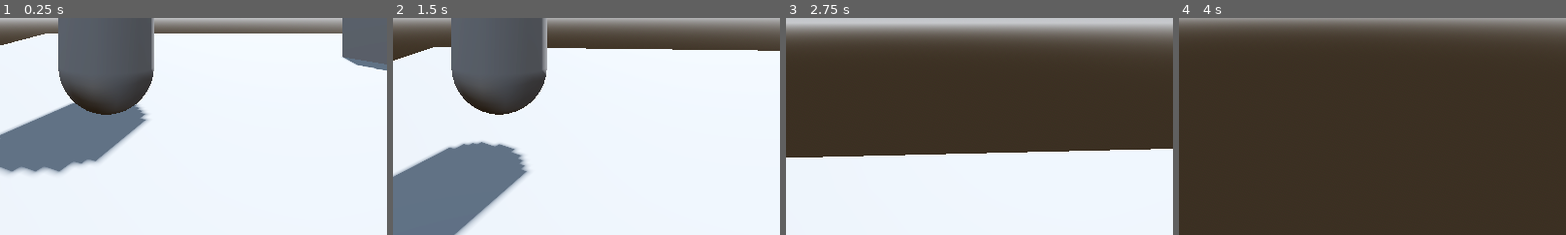
Above: before the commit, frames 1-4 (left to right).
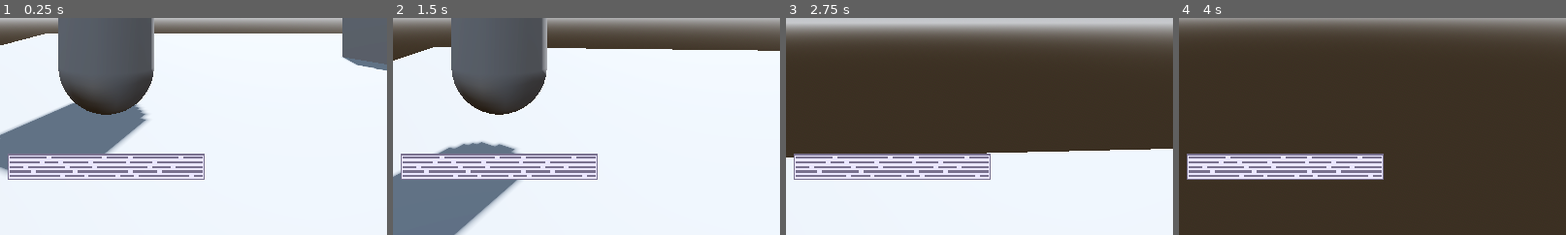
Above: after the commit, the same moments.

Repository: CrispyMD/Escape-The-Establishment
Game: Godot game, scene res://scenes/main_level.tscn
Same seed, same stepped clock (60 frames per second), same inputs: the game is played once before the commit and once after it.
Inputs (mouse positions are % of the whole screen's width and height, from its top left):
- Up to frame 1 (0.25 s): no input
- Up to frame 2 (1.5 s): tap Enter at 0.5 s; move the mouse to (55, 50) at 0.52 s; hold W (forward) from 0.53 s (still down); tap Q (ability) at 0.6 s; tap Space (jump) at 0.77 s; move the mouse to (45, 50) at 1.27 s; tap E (interact) at 1.35 s
- Up to frame 3 (2.75 s): keep holding W (forward); tap Space (jump) at 1.52 s; move the mouse to (52, 48) at 2.02 s; tap F (switch_pov) at 2.1 s
- Up to frame 4 (4 s): keep holding W (forward); move the mouse to (49, 52) at 2.77 s; tap Q (ability) at 2.85 s; tap Space (jump) at 3.02, 3.5, 3.77 s; move the mouse to (57, 51) at 3.52 s; tap E (interact) at 3.6 s
The pictures show only the part of the screen within x 36-86%, y 50-100%; the shares and areas given below are measured in that part.

The runs differ from the first frame. In frame 1, 3.2% of the frame differs, in the area x 2-53%, y 62-75%; in frame 2, 3.3%; in frame 3, 3.0%; in frame 4, 6.1%.

Commit message:
Update character.tscn

Diff:
--- a/Escape The Establishment/scenes/character.tscn
+++ b/Escape The Establishment/scenes/character.tscn
@@ -41,17 +41,9 @@
 
 [sub_resource type="StyleBoxFlat" id="StyleBoxFlat_n5xld"]
 bg_color = Color(0.0431373, 0, 0.129412, 0.509804)
-corner_radius_top_left = 12
-corner_radius_top_right = 12
-corner_radius_bottom_right = 12
-corner_radius_bottom_left = 12
 
 [sub_resource type="StyleBoxFlat" id="StyleBoxFlat_ims4y"]
 bg_color = Color(0.921569, 0.905882, 1, 1)
-corner_radius_top_left = 12
-corner_radius_top_right = 12
-corner_radius_bottom_right = 12
-corner_radius_bottom_left = 12
 
 [node name="Character" type="CharacterBody3D"]
 collision_layer = 3
@@ -183,16 +175,16 @@
 autowrap_mode = 1
 
 [node name="ProgressBar" type="Panel" parent="CharacterUI"]
-visible = false
 layout_mode = 1
 anchors_preset = -1
 anchor_left = 0.5
-anchor_top = 0.875
+anchor_top = 0.874
 anchor_right = 0.5
-anchor_bottom = 0.875
+anchor_bottom = 0.874
 offset_left = -147.0
-offset_top = -40.0
+offset_top = -39.352
 offset_right = 147.0
+offset_bottom = -0.35199
 grow_horizontal = 2
 grow_vertical = 0
 theme_override_styles/panel = SubResource("StyleBoxFlat_n5xld")
@@ -202,7 +194,235 @@
 anchors_preset = 15
 anchor_right = 1.0
 anchor_bottom = 1.0
-offset_right = -1.0
 grow_horizontal = 2
 grow_vertical = 2
 theme_override_styles/panel = SubResource("StyleBoxFlat_ims4y")
+
+[node name="Control" type="Control" parent="CharacterUI/ProgressBar"]
+layout_mode = 1
+anchors_preset = 15
+anchor_right = 1.0
+anchor_bottom = 1.0
+grow_horizontal = 2
+grow_vertical = 2
+
+[node name="ColorRect" type="ColorRect" parent="CharacterUI/ProgressBar/Control"]
+layout_mode = 0
+offset_left = 4.0
+offset_top = 4.0
+offset_right = 59.0
+offset_bottom = 7.0
+color = Color(0.0431373, 0, 0.129412, 0.509804)
+
+[node name="ColorRect2" type="ColorRect" parent="CharacterUI/ProgressBar/Control"]
+offset_left = 4.0
+offset_top = 11.0
+offset_right = 48.0
+offset_bottom = 14.0
+color = Color(0.0431373, 0, 0.129412, 0.509804)
+
+[node name="ColorRect3" type="ColorRect" parent="CharacterUI/ProgressBar/Control"]
+offset_left = 66.0
+offset_top = 4.0
+offset_right = 141.0
+offset_bottom = 7.0
+color = Color(0.0431373, 0, 0.129412, 0.509804)
+
+[node name="ColorRect4" type="ColorRect" parent="CharacterUI/ProgressBar/Control"]
+offset_left = 148.0
+offset_top = 4.0
+offset_right = 179.0
+offset_bottom = 7.0
+color = Color(0.0431373, 0, 0.129412, 0.509804)
+
+[node name="ColorRect5" type="ColorRect" parent="CharacterUI/ProgressBar/Control"]
+offset_left = 56.0
+offset_top = 11.0
+offset_right = 76.0
+offset_bottom = 14.0
+color = Color(0.0431373, 0, 0.129412, 0.509804)
+
+[node name="ColorRect6" type="ColorRect" parent="CharacterUI/ProgressBar/Control"]
+offset_left = 186.0
+offset_top = 4.0
+offset_right = 255.0
+offset_bottom = 7.0
+color = Color(0.0431373, 0, 0.129412, 0.509804)
+
+[node name="ColorRect7" type="ColorRect" parent="CharacterUI/ProgressBar/Control"]
+offset_left = 83.0
+offset_top = 11.0
+offset_right = 120.0
+offset_bottom = 14.0
+color = Color(0.0431373, 0, 0.129412, 0.509804)
+
+[node name="ColorRect8" type="ColorRect" parent="CharacterUI/ProgressBar/Control"]
+offset_left = 262.0
+offset_top = 4.0
+offset_right = 290.0
+offset_bottom = 7.0
+color = Color(0.0431373, 0, 0.129412, 0.509804)
+
+[node name="ColorRect9" type="ColorRect" parent="CharacterUI/ProgressBar/Control"]
+offset_left = 127.0
+offset_top = 11.0
+offset_right = 176.0
+offset_bottom = 14.0
+color = Color(0.0431373, 0, 0.129412, 0.509804)
+
+[node name="ColorRect10" type="ColorRect" parent="CharacterUI/ProgressBar/Control"]
+offset_left = 183.0
+offset_top = 11.0
+offset_right = 216.0
+offset_bottom = 14.0
+color = Color(0.0431373, 0, 0.129412, 0.509804)
+
+[node name="ColorRect11" type="ColorRect" parent="CharacterUI/ProgressBar/Control"]
+offset_left = 223.0
+offset_top = 11.0
+offset_right = 290.0
+offset_bottom = 14.0
+color = Color(0.0431373, 0, 0.129412, 0.509804)
+
+[node name="ColorRect12" type="ColorRect" parent="CharacterUI/ProgressBar/Control"]
+offset_left = 4.0
+offset_top = 18.0
+offset_right = 24.0
+offset_bottom = 21.0
+color = Color(0.0431373, 0, 0.129412, 0.509804)
+
+[node name="ColorRect13" type="ColorRect" parent="CharacterUI/ProgressBar/Control"]
+offset_left = 31.0
+offset_top = 18.0
+offset_right = 86.0
+offset_bottom = 21.0
+color = Color(0.0431373, 0, 0.129412, 0.509804)
+
+[node name="ColorRect14" type="ColorRect" parent="CharacterUI/ProgressBar/Control"]
+offset_left = 93.0
+offset_top = 18.0
+offset_right = 126.0
+offset_bottom = 21.0
+color = Color(0.0431373, 0, 0.129412, 0.509804)
+
+[node name="ColorRect15" type="ColorRect" parent="CharacterUI/ProgressBar/Control"]
+offset_left = 133.0
+offset_top = 18.0
+offset_right = 208.0
+offset_bottom = 21.0
+color = Color(0.0431373, 0, 0.129412, 0.509804)
+
+[node name="ColorRect16" type="ColorRect" parent="CharacterUI/ProgressBar/Control"]
+offset_left = 215.0
+offset_top = 18.0
+offset_right = 243.0
+offset_bottom = 21.0
+color = Color(0.0431373, 0, 0.129412, 0.509804)
+
+[node name="ColorRect17" type="ColorRect" parent="CharacterUI/ProgressBar/Control"]
+offset_left = 250.0
+offset_top = 18.0
+offset_right = 290.0
+offset_bottom = 21.0
+color = Color(0.0431373, 0, 0.129412, 0.509804)
+
+[node name="ColorRect18" type="ColorRect" parent="CharacterUI/ProgressBar/Control"]
+offset_left = 42.0
+offset_top = 25.0
+offset_right = 97.0
+offset_bottom = 28.0
+color = Color(0.0431373, 0, 0.129412, 0.509804)
+
+[node name="ColorRect19" type="ColorRect" parent="CharacterUI/ProgressBar/Control"]
+offset_left = 104.0
+offset_top = 25.0
+offset_right = 179.0
+offset_bottom = 28.0
+color = Color(0.0431373, 0, 0.129412, 0.509804)
+
+[node name="ColorRect20" type="ColorRect" parent="CharacterUI/ProgressBar/Control"]
+offset_left = 4.0
+offset_top = 25.0
+offset_right = 35.0
+offset_bottom = 28.0
+color = Color(0.0431373, 0, 0.129412, 0.509804)
+
+[node name="ColorRect21" type="ColorRect" parent="CharacterUI/ProgressBar/Control"]
+offset_left = 186.0
+offset_top = 25.0
+offset_right = 223.0
+offset_bottom = 28.0
+color = Color(0.0431373, 0, 0.129412, 0.509804)
+
+[node name="ColorRect22" type="ColorRect" parent="CharacterUI/ProgressBar/Control"]
+offset_left = 230.0
+offset_top = 25.0
+offset_right = 290.0
+offset_bottom = 28.0
+color = Color(0.0431373, 0, 0.129412, 0.509804)
+
+[node name="ColorRect23" type="ColorRect" parent="CharacterUI/ProgressBar/Control"]
+offset_left = 4.0
+offset_top = 32.0
+offset_right = 79.0
+offset_bottom = 35.0
+color = Color(0.0431373, 0, 0.129412, 0.509804)
+
+[node name="ColorRect24" type="ColorRect" parent="CharacterUI/ProgressBar/Control"]
+offset_left = 86.0
+offset_top = 32.0
+offset_right = 114.0
+offset_bottom = 35.0
+color = Color(0.0431373, 0, 0.129412, 0.509804)
+
+[node name="ColorRect25" type="ColorRect" parent="CharacterUI/ProgressBar/Control"]
+offset_left = 121.0
+offset_top = 32.0
+offset_right = 161.0
+offset_bottom = 35.0
+color = Color(0.0431373, 0, 0.129412, 0.509804)
+
+[node name="ColorRect26" type="ColorRect" parent="CharacterUI/ProgressBar/Control"]
+offset_left = 168.0
+offset_top = 32.0
+offset_right = 188.0
+offset_bottom = 35.0
+color = Color(0.0431373, 0, 0.129412, 0.509804)
+
+[node name="ColorRect27" type="ColorRect" parent="CharacterUI/ProgressBar/Control"]
+offset_left = 195.0
+offset_top = 32.0
+offset_right = 270.0
+offset_bottom = 35.0
+color = Color(0.0431373, 0, 0.129412, 0.509804)
+
+[node name="ColorRect28" type="ColorRect" parent="CharacterUI/ProgressBar/Control"]
+offset_left = 277.0
+offset_top = 32.0
+offset_right = 290.0
+offset_bottom = 35.0
+color = Color(0.0431373, 0, 0.129412, 0.509804)
+
+[node name="ColorRect29" type="ColorRect" parent="CharacterUI/ProgressBar/Control"]
+offset_right = 2.0
+offset_bottom = 39.0
+color = Color(0.0431373, 0, 0.129412, 0.509804)
+
+[node name="ColorRect30" type="ColorRect" parent="CharacterUI/ProgressBar/Control"]
+offset_left = 292.0
+offset_right = 294.0
+offset_bottom = 39.0
+color = Color(0.0431373, 0, 0.129412, 0.509804)
+
+[node name="ColorRect31" type="ColorRect" parent="CharacterUI/ProgressBar/Control"]
+offset_left = 2.0
+offset_right = 292.0
+offset_bottom = 2.0
+color = Color(0.0431373, 0, 0.129412, 0.509804)
+
+[node name="ColorRect32" type="ColorRect" parent="CharacterUI/ProgressBar/Control"]
+offset_left = 2.0
+offset_top = 37.0
+offset_right = 292.0
+offset_bottom = 39.0
+color = Color(0.0431373, 0, 0.129412, 0.509804)
